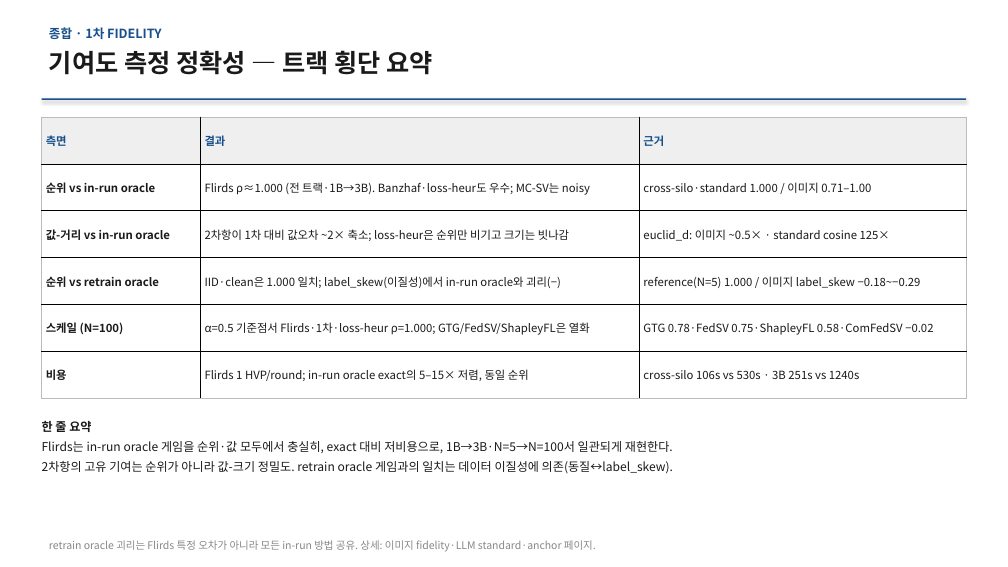
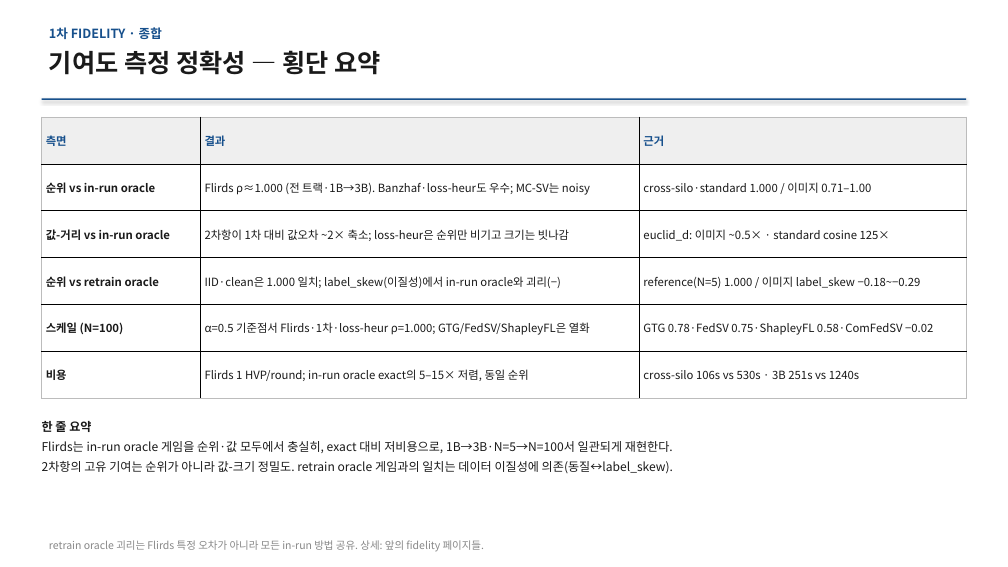
Before and after one commit to YongheeChoi/flirds, a slide deck: slide 8 of research-wiki/presentations/2026-06-results-report/flirds-results-2026-06.pptx (slide 14 before the commit). Drawn at 1008x567 pixels with LibreOffice and Linux fonts; fonts in the diff are those of the drawing. Boxes give left, top, right and bottom in pixels: in the first picture for what was removed or moved away, otherwise in the second. Text is boxed around its words. In the diff, an @@ line names an element or a change of style, - is before the commit and + after.

```diff
--- a/research-wiki/presentations/2026-06-results-report/flirds-results-2026-06.pptx
+++ b/research-wiki/presentations/2026-06-results-report/flirds-results-2026-06.pptx
@@ text at <box>49,27,162,39</box>: text changed @@
-종합 · 1차 FIDELITY
+1차 FIDELITY · 종합
@@ text at <box>49,50,381,75</box>: text changed @@
-기여도 측정 정확성 — 트랙 횡단 요약
+기여도 측정 정확성 — 횡단 요약
@@ text at <box>49,540,484,552</box>: text changed @@
-retrain oracle 괴리는 Flirds 특정 오차가 아니라 모든 in-run 방법 공유. 상세: 이미지 fidelity·LLM standard·anchor 페이지.
+retrain oracle 괴리는 Flirds 특정 오차가 아니라 모든 in-run 방법 공유. 상세: 앞의 fidelity 페이지들.
```
Also in this commit, not shown: 14 other slides changed, 1 slide added, 19 other files.
